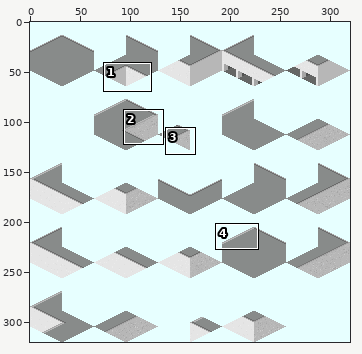
Edited in one commit: sprite sheet (District_Base/Delivery_DistrictBase2_In_src.png). The first picture is a wide view before the edit; the outline marks the close-up.
Close-up. As it was:
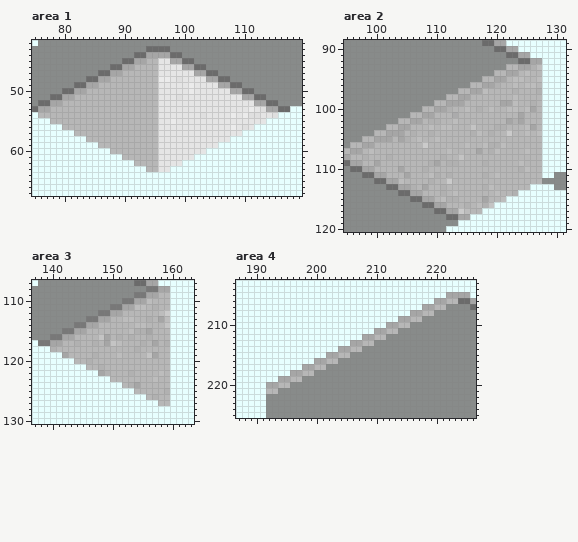
The file is 320x320 pixels. Colours within 5 levels of each other are drawn and written as one. Shown: area 1: x 75..119, y 42..67; area 2: x 95..131, y 89..120; area 3: x 137..163, y 107..130; area 4: x 187..226, y 203..225. The commit also changed other parts of the picture, which this record leaves out.
New version:
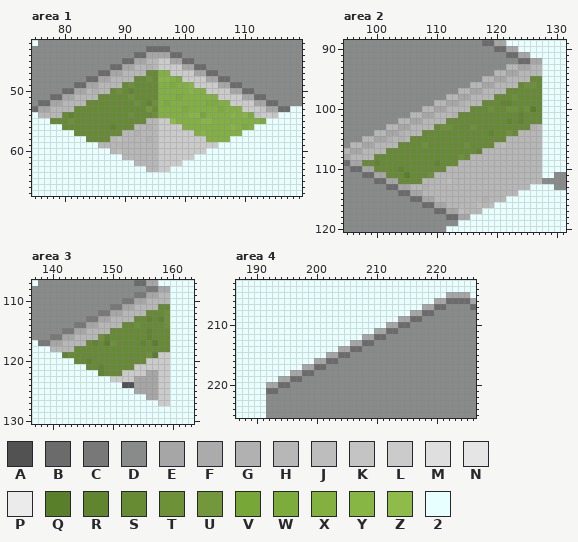
Palette (. is transparent): A #515251  B #6b6b6b  C #787878  D #888b8a  E #a6a6a6  F #ababac  G #b1b1b1  H #b7b7b7  J #bdbdbd  K #c4c4c4  L #cbcbcb  M #dfdfdf  N #e5e5e5  P #ebebeb  Q #5a7f2a  R #60852e  S #668b32  T #6c9136  U #73983b  V #76a737  W #7cac3c  X #82b140  Y #88b645  Z #8ebb49  2 #e7ffff
The exact change:
Changed rows in their new state; - is an unchanged pixel.
Area 1:
first column x 78:
45 ------------------LL------------------
46 ----------------G-LLLL----------------
47 ----------------SSXXLLLL--------------
48 --------------SSTSYYXWLLLL------------
49 ------------STSSSSXXWXXYLLLL----------
50 -------G--STSRSSSSXXXXXYXXLLLL--------
51 --------SSSSSTSSSSXXXWXXXXXXLLLL------
52 ------SSSSSSSSTSRTXWXXXXXXWWXXLLLL----
53 ----SSSSSSSSSSSSUSXXXXWXXXXXWXXXLLLK--
54 --SRSSSSSSSSSTSSSTXXXXXYYVXXXXYXYWKLLK
55 SSSTSSSSSSSSSSSS--LLZXXXXYYXXXXXXXXW--
56 --SSSSSSSSRSSS--G-LLLLXXXXXXXXYXWX----
57 ----SSSSSSSS--G---LLLLLLXYXXXXXX------
58 ------SSSS-J----G-LLLLLLLLXXXX--------
59 ------------------LLLLLLLLLL----------
60 -----------J------LLLLLLLL------------
61 ------------------LLLLLL--------------
62 ------------------LLLL----------------
63 ------------------LL------------------
Area 2:
first column x 98:
 93 ----------------------------HH
 94 ---------------------------H--
 95 -------------------------HH-SS
 96 ----------------------H--HSTTS
 97 --------------------H---SSSSSS
 98 ----------------------SSSTSSSS
 99 ----------------G---SSSRRSSSSS
100 --------------H--HSSSTSSTTSTQS
101 ---------------GSSSSSSSSSSRSSS
102 -----------HH-SSSSSSSSSSRSRSSS
103 -----------HSTTSSSTSSSSSSSSSG-
104 ------G-H-SSSSSSSSSSSRSSTS-H-H
105 ----G-GHSSSSSSSSSSSSSSSS------
106 ------SSSSTSSSSSSTSSSSH-------
107 -H--SSSSSSSSSSSSSSSR-HH----H--
108 H-SSSSSSSSSSSSSSTS------------
109 SSRSSSSSSSSSRSSS----H-----H---
110 --SSSSRSSSSSSS------------HH--
111 ----SSSQSSSTH-H-----H-H-------
112 ------SSSS-H--J---------------
113 --------H-G--H------HH--------
114 -------------H-H------H--H----
115 -------------HHH----G--H------
116 -----------------H--HJ--------
117 ----------------JH------------
Area 3:
first column x 140:
110 ----------------H---
111 --------------HH-HSS
112 ----------------SSST
113 ------------HHSSRSRT
114 ------------SSTSSSST
115 ----------SSSSSSRSSS
116 --------TRSSSSSSRSSS
117 ----H-SRSQTSSSSRSQSS
118 H---SSSSSSSSSSSSSSSS
119 --RSSSSSSSSSSSSSTQLL
120 ----SSRSSSSSSSSSLLLL
121 ------SSRSSSSSLLLLLL
122 --------RSSSLLLLEELL
123 ----------LLLLEEEELL
124 ------------AA-EEELL
125 --------------EEEELL
126 ----------------EELL
127 ------------------LL
Area 4:
first column x 192:
206 ------------------------------BB
207 ----------------------------BB--
208 --------------------------BB----
209 ------------------------BB------
210 ----------------------BB--------
211 --------------------BB----------
212 ------------------BB------------
213 ----------------BB--------------
214 --------------BB----------------
215 ------------BB------------------
216 ----------BB--------------------
217 --------BB----------------------
218 ------BB------------------------
219 ----BB--------------------------
220 --BB----------------------------
221 BB------------------------------
Changed places in both close-ups, as pixel boxes (x1, y1, x2, y2):
changed: (50, 58, 278, 172)
changed: (362, 64, 542, 214)
changed: (50, 298, 170, 406)
changed: (266, 298, 458, 394)
